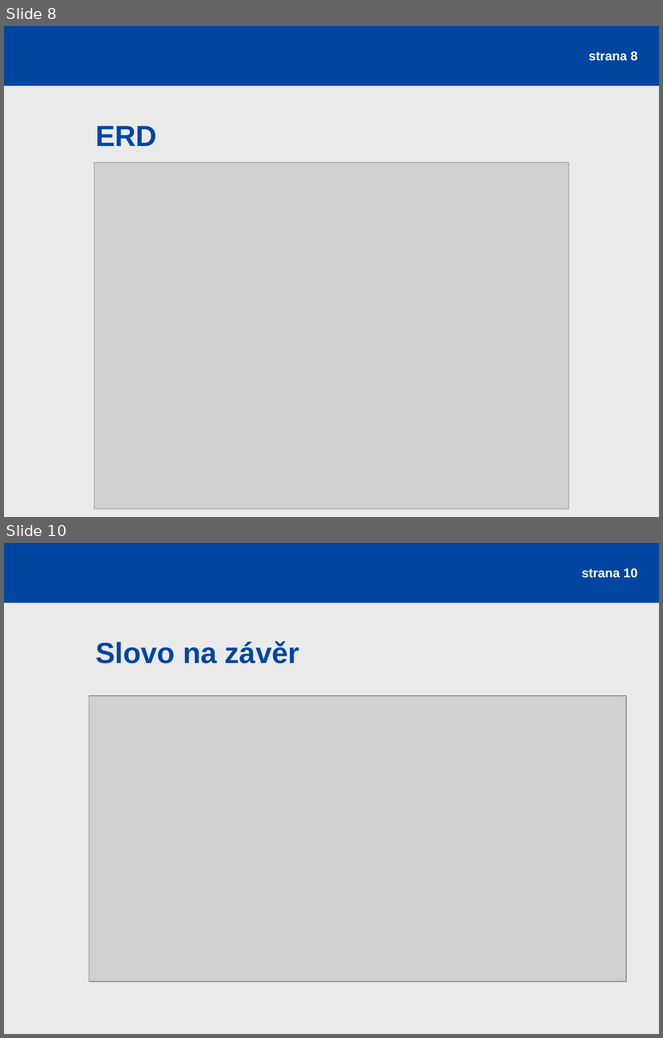
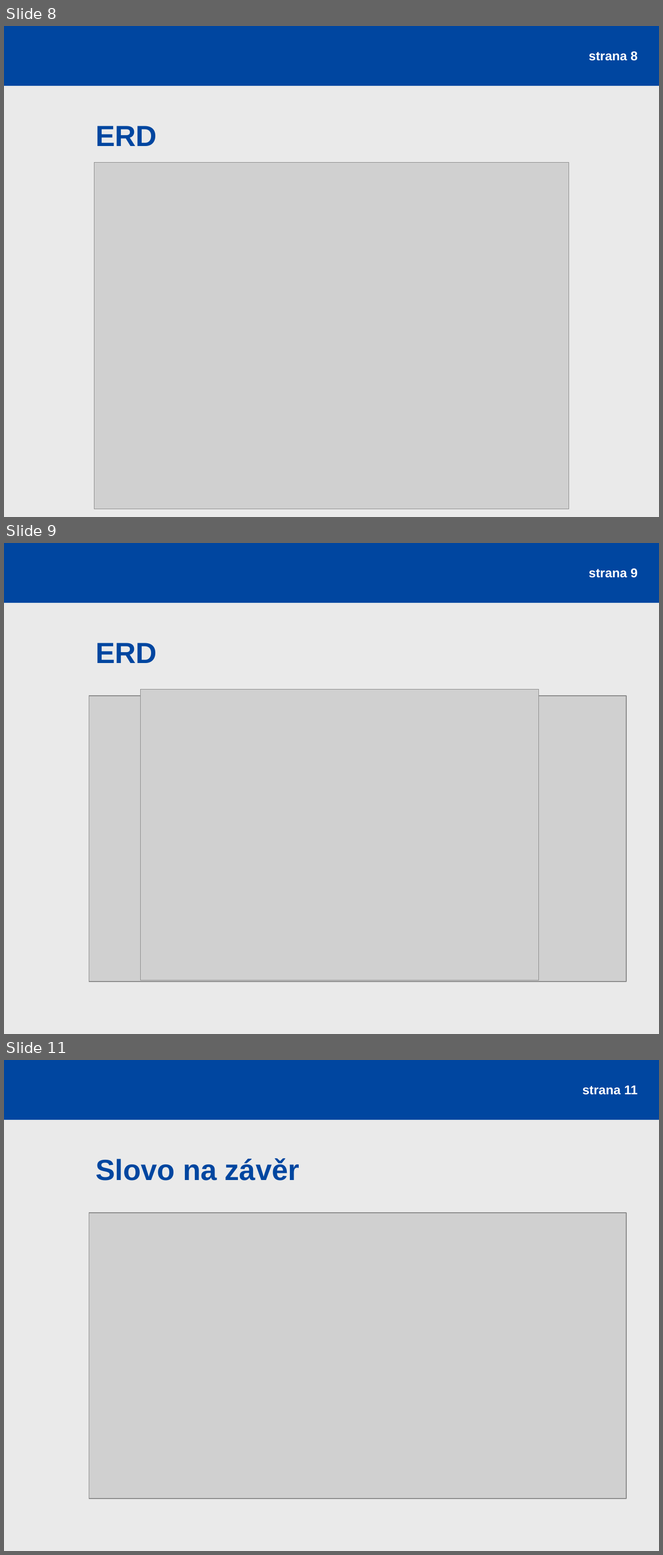
Before and after one commit to rajzik/databaze, a slide deck: prezentace.ppt. Shown one above the other, each under a label of ours: slides 8 and 10 before the commit, slides 8, 9 and 11 after it; the slides between them are not shown. The pictures are 663x1038 and 663x1555 pixels, drawn with LibreOffice and Linux fonts; fonts in the diff are those of the drawing; grey boxes stand for pictures. Boxes give left, top, right and bottom in pixels: in the first picture for what was removed or moved away, otherwise in the second. Text is boxed around its words. In the diff, an @@ line names an element or a change of style, - is before the commit and + after.

```diff
--- a/prezentace.ppt
+++ b/prezentace.ppt
@@ slide 9 added at (4, 543, 659, 1034), background #EAEAEA; not listed: 1 template element that a slide beside it also shows @@
@@ page number added at (589, 568, 638, 578), 14 pt, text #FFFFFF, bold @@
+strana 9
@@ title added at (96, 643, 157, 663), 32 pt, text #0046A0, bold @@
+ERD
@@ picture added at (89, 696, 626, 982) @@
@@ picture added at (141, 690, 539, 981) @@
@@ what was slide 10 is now slide 11 @@
@@ page number at (583, 1085, 638, 1095): text changed @@
-strana 10
+strana 11
```
Also in this commit, not shown: 1 other slide added, 1 slide removed.
